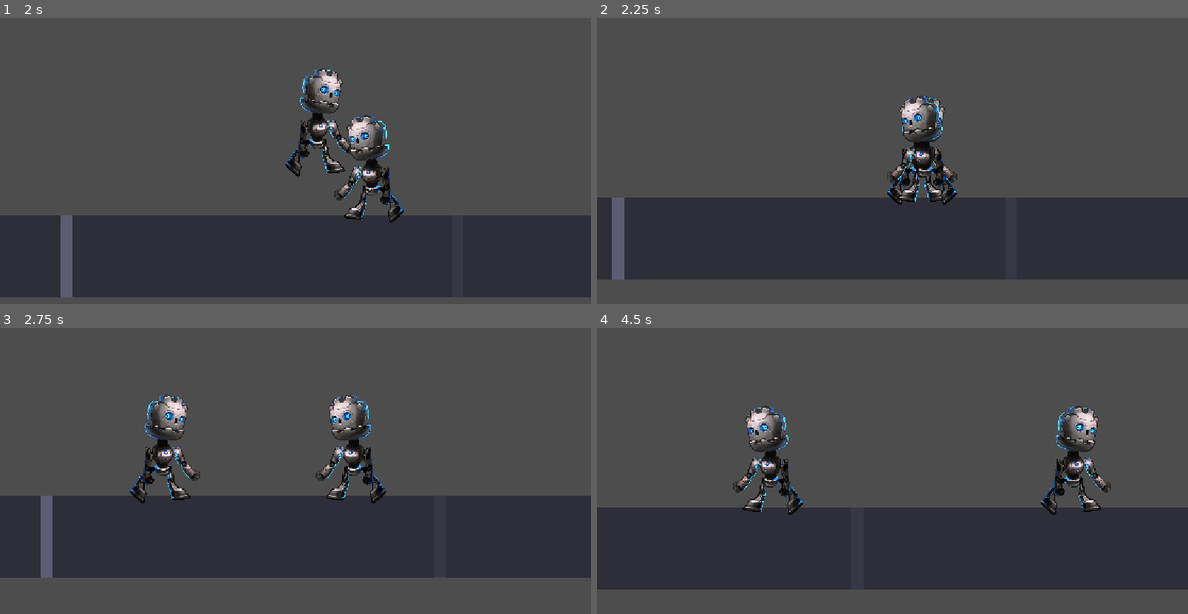
Above: before the commit, frames 1-4 (two rows, left to right).
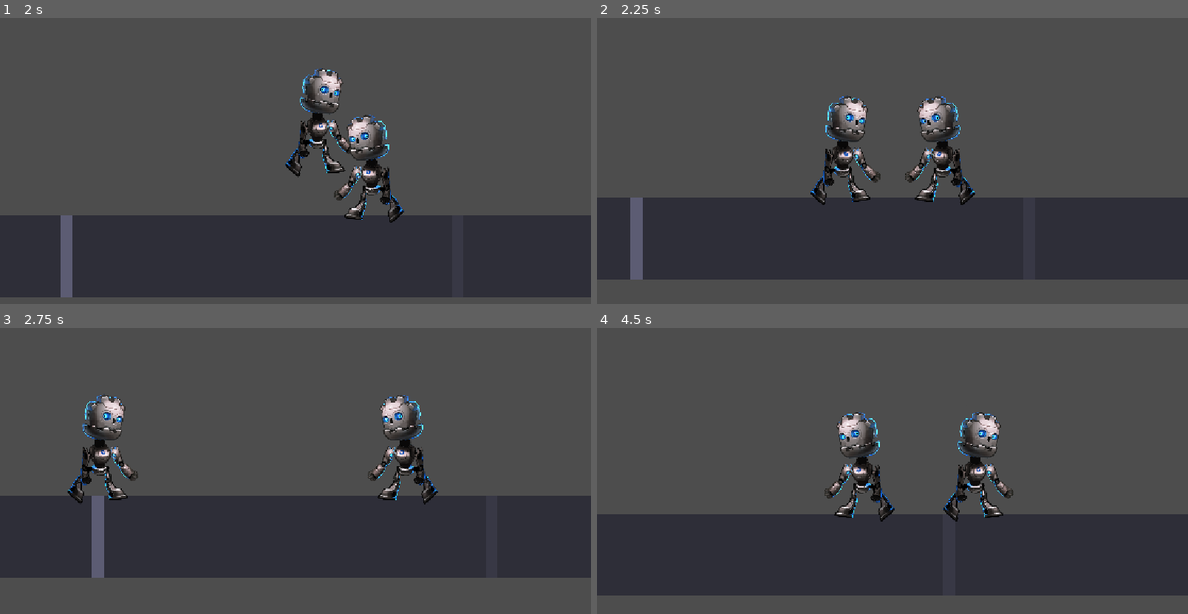
Above: after the commit, the same moments.

Repository: sausalito-labs/one-arcade
Game: Godot game, scene res://scenes/main_arena_2d.tscn
Two runs of this game, one before a commit and one after it. Both use one fixed random seed, a clock stepped at 60 frames per second and the inputs below.
Inputs:
- Up to frame 1 (2 s): hold D (move_right) from 0.53 s (still down); tap J (jab) at 0.6 s; tap Space (jump) at 0.77, 1.52 s; tap Shift (walk) at 1.35 s
- Up to frame 2 (2.25 s): release D (move_right) at 2.03 s; hold A (move_left) from 2.03 s (still down); tap J (jab) at 2.1 s
- Up to frame 3 (2.75 s): keep holding A (move_left)
- Up to frame 4 (4.5 s): release A (move_left) at 2.78 s; hold D (move_right) 2.78-4.28 s; tap Shift (walk) at 2.85, 4.35 s; tap Space (jump) at 3.02, 3.77 s; tap J (jab) at 3.6 s; hold A (move_left) from 4.28 s (still down)

Frame 1 is identical in both runs. In frame 2, 5.8% of the frame differs, in the area x 2-64%, y 27-92%; in frame 3, 7.7%; in frame 4, 11%, in the area x 0-100%, y 27-94%.

Commit message:
fix: fighters collide with each other so they can't pass through
Set the fighter's collision_layer to layer 4 so the two fighters block each
other (their collision_mask already includes layer 4), while still colliding
with the floor and ring walls on the same layer.

Diff:
--- a/player_robot/player.tscn
+++ b/player_robot/player.tscn
@@ -146,6 +146,7 @@
 
 [node name="SkeletalPlayer" type="CharacterBody2D" unique_id=626486948]
 physics_interpolation_mode = 1
+collision_layer = 4
 collision_mask = 28
 floor_max_angle = 0.907571
 floor_snap_length = 20.0
